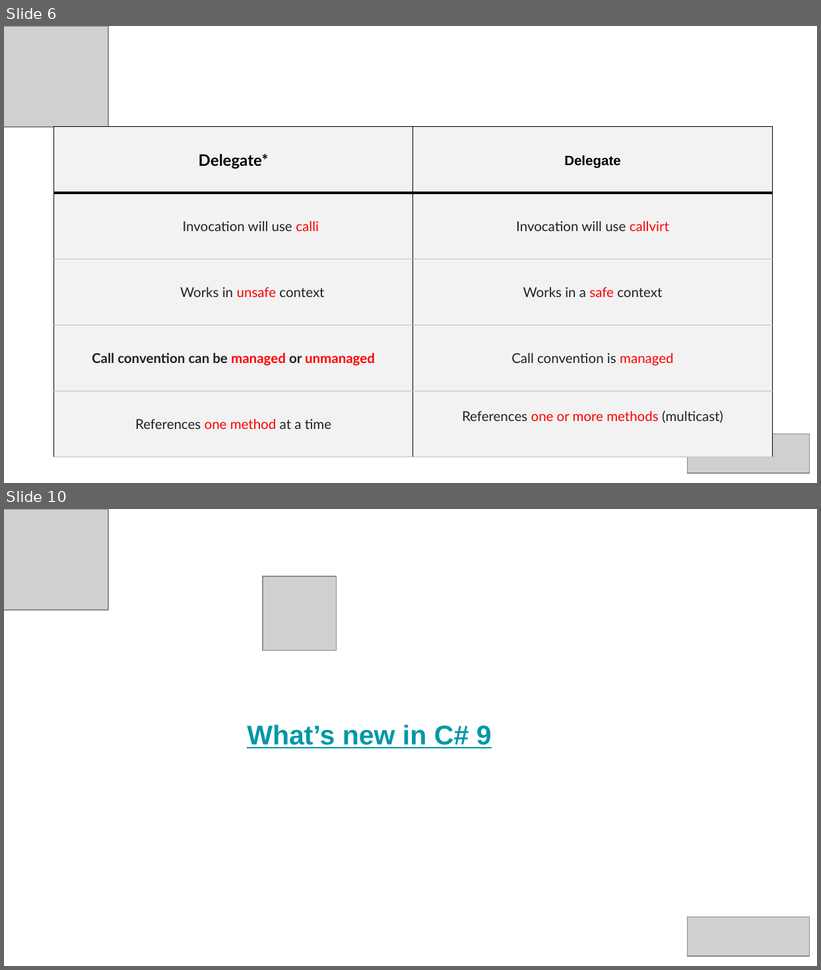
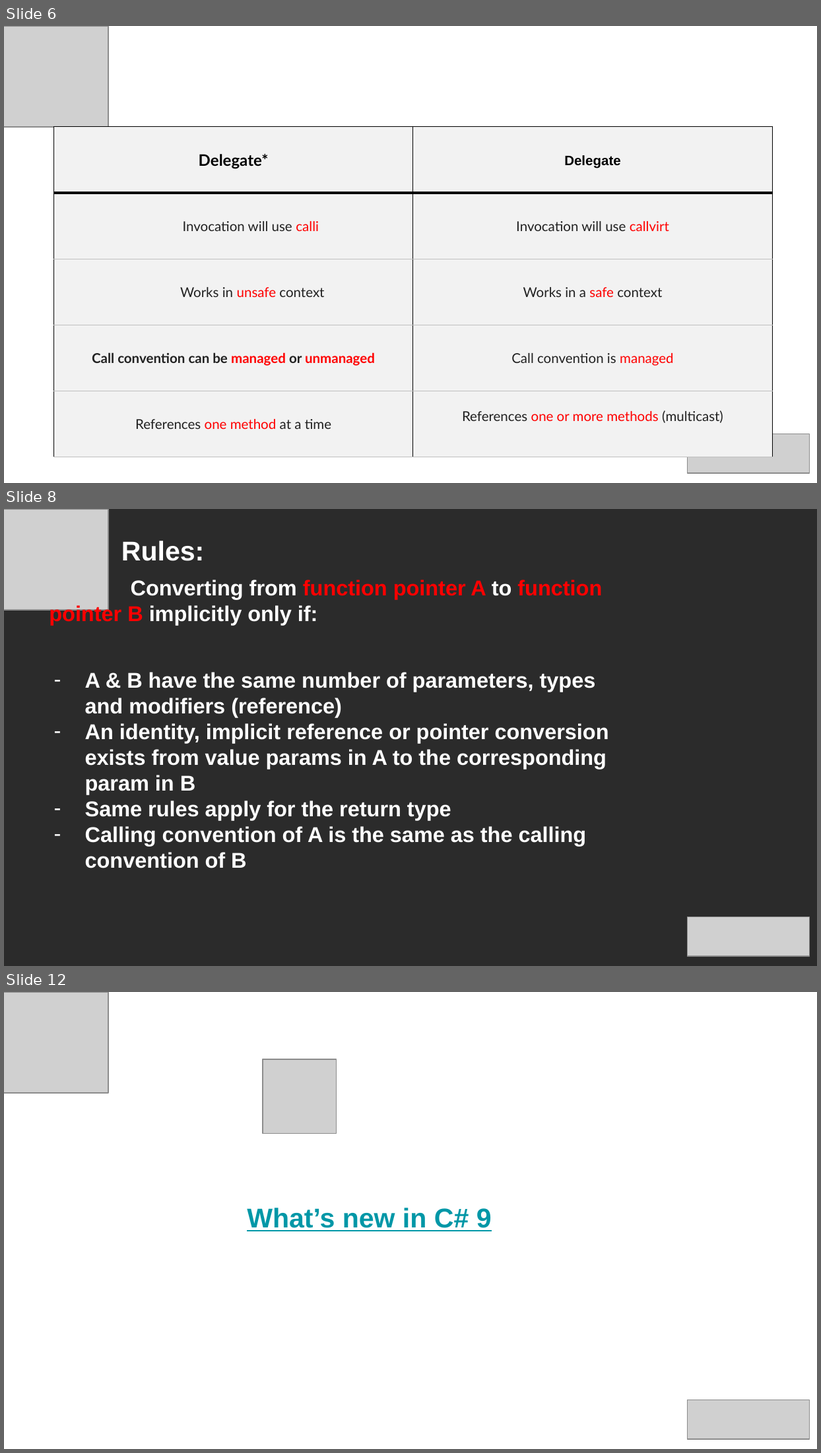
Before and after one commit to 94adi/DesignPatterns, a slide deck: FunctionPointer/Function Pointers proviz.pptx. Shown one above the other, each under a label of ours: slides 6 and 10 before the commit, slides 6, 8 and 12 after it; the slides between them are not shown. The pictures are 821x970 and 821x1453 pixels, drawn with LibreOffice and Linux fonts; fonts in the diff are those of the drawing; grey boxes stand for pictures; background and template pictures are left out; a plain dark background stands for a picture behind light text. Boxes give left, top, right and bottom in pixels: in the first picture for what was removed or moved away, otherwise in the second. Text is boxed around its words. In the diff, an @@ line names an element or a change of style, - is before the commit and + after.

```diff
--- a/FunctionPointer/Function Pointers proviz.pptx
+++ b/FunctionPointer/Function Pointers proviz.pptx
@@ slide 8 added at <box>4,509,817,966</box>, background picture (left out) @@
@@ picture added at <box>4,509,109,610</box> @@
@@ text added at <box>121,541,204,561</box>, 24 pt, text #FFFFFF, bold @@
+Rules:
@@ text added at <box>49,580,602,625</box>, 19 pt, text #FFFFFF, bold @@
+Converting from function pointer A to function pointer B implicitly only if:
@@ text added at <box>85,672,609,869</box>, 19 pt, text #FFFFFF, bold @@
+– A & B have the same number of parameters, types and modifiers (reference)
+– An identity, implicit reference or pointer conversion exists from value params in A to the corresponding param in B
+– Same rules apply for the return type
+– Calling convention of A is the same as the calling convention of B
@@ picture added at <box>687,917,809,956</box> @@
@@ what was slide 10 is now slide 12 @@
```
Also in this commit, not shown: 2 slides changed, 2 other slides added, 1 slide removed.
